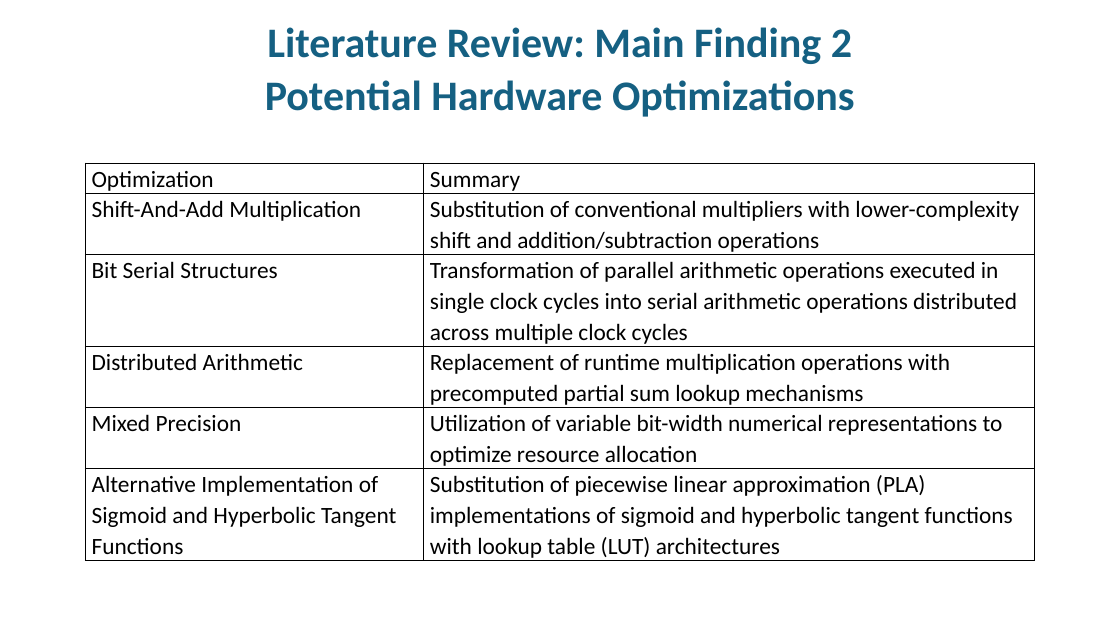
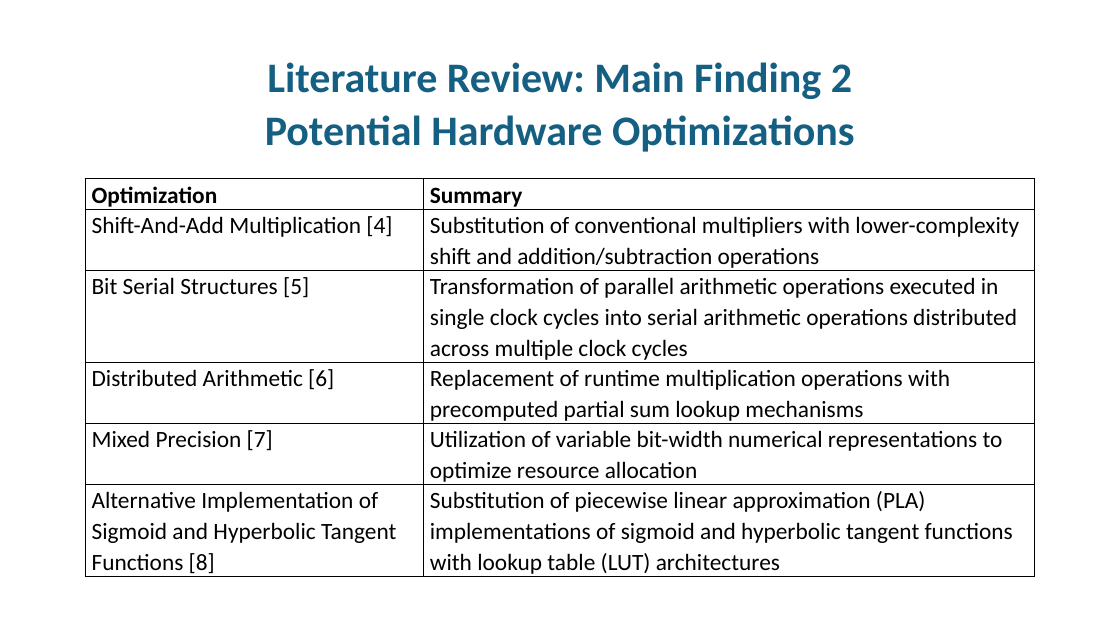
Before and after one commit to thesixtium/gru-hardware-implementation-and-optimization, a slide deck: slide 5 of Thesis Proposal Defence.pptx. Drawn at 1120x630 pixels with LibreOffice and Linux fonts; fonts in the diff are those of the drawing; background and template pictures are left out. Boxes give left, top, right and bottom in pixels: in the first picture for what was removed or moved away, otherwise in the second. Text is boxed around its words. In the diff, an @@ line names an element or a change of style, - is before the commit and + after.

```diff
--- a/Thesis Proposal Defence.pptx
+++ b/Thesis Proposal Defence.pptx
@@ title "Literature Review: Main Finding 2 ...": place and size @@
-title "Literature Review: Main Finding 2 ..." at (265,27,855,117)
+title "Literature Review: Main Finding 2 ..." at (265,62,855,152)
@@ table at (86,179,1036,578) @@
-row 2, column 1: Shift-And-Add Multiplication
+row 2, column 1: Shift-And-Add Multiplication [4]
-row 3, column 1: Bit Serial Structures
+row 3, column 1: Bit Serial Structures [5]
-row 4, column 1: Distributed Arithmetic
+row 4, column 1: Distributed Arithmetic [6]
-row 5, column 1: Mixed Precision
+row 5, column 1: Mixed Precision [7]
-row 6, column 1: Alternative Implementation of Sigmoid and Hyperbolic Tangent Functions
+row 6, column 1: Alternative Implementation of Sigmoid and Hyperbolic Tangent Functions [8]
@@ bold on in "Optimization", "Summary" @@
@@ table: place and size @@
-table at (86,163,1036,562)
+table at (86,179,1036,578)
```
Also in this commit, not shown: 5 other slides changed, 2 slides added, 2 slides removed, 5 other files.
